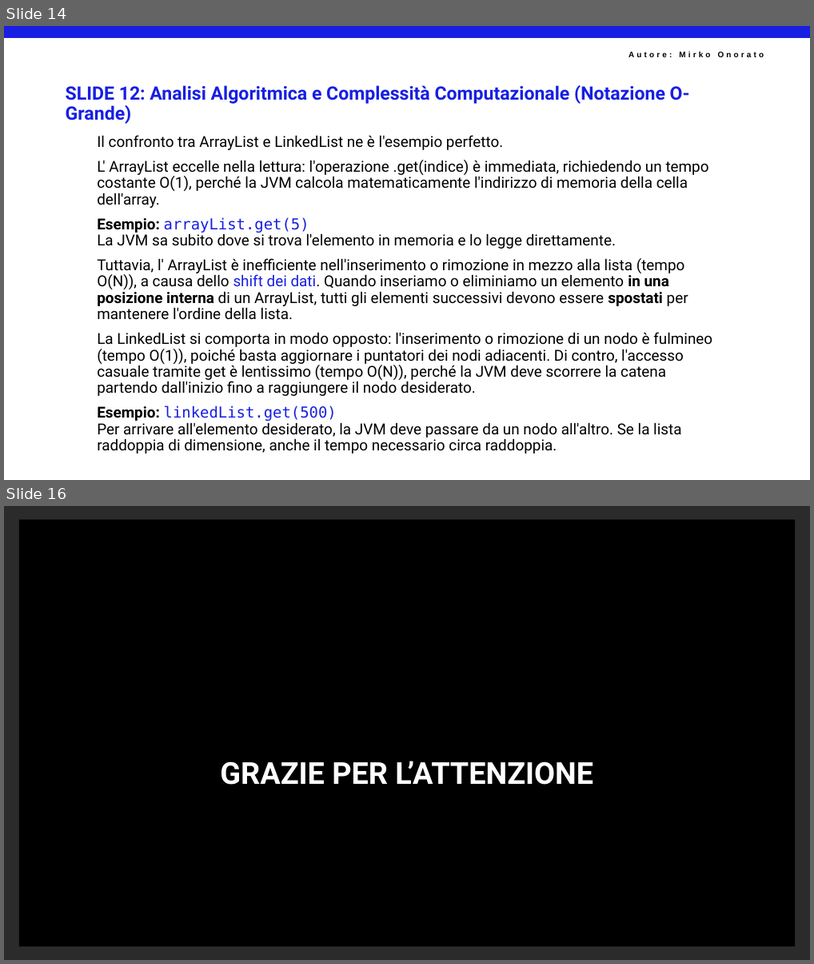
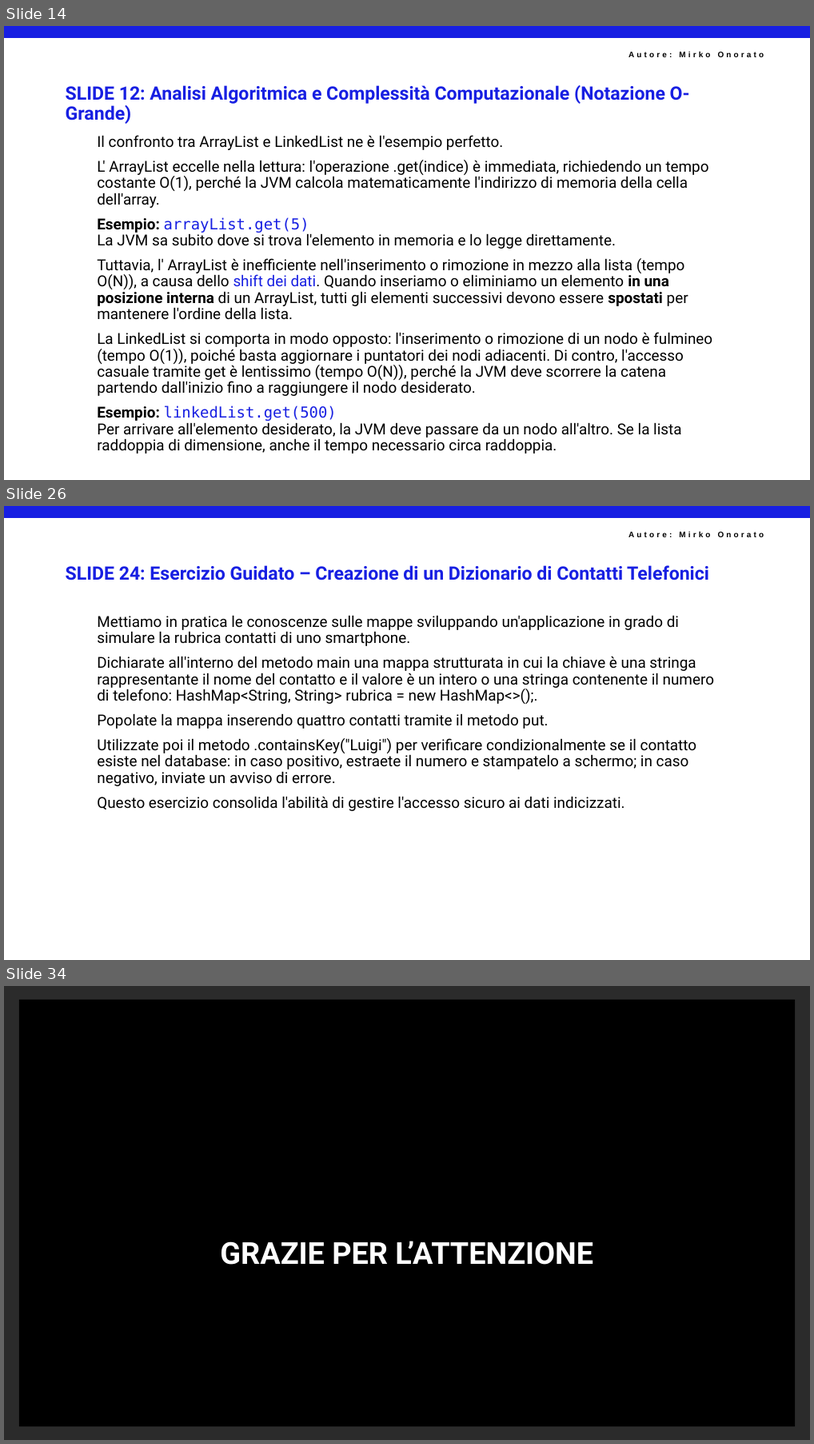
Before and after one commit to mirkoSkF/Slides-Programmazione-Java, a slide deck: SF03PR04 - Java Collections.pptx. Shown one above the other, each under a label of ours: slides 14 and 16 before the commit, slides 14, 26 and 34 after it; the slides between them are not shown. The pictures are 814x964 and 814x1444 pixels, drawn with LibreOffice and Linux fonts; fonts in the diff are those of the drawing; background and template pictures are left out; a plain dark background stands for a picture behind light text. Boxes give left, top, right and bottom in pixels: in the first picture for what was removed or moved away, otherwise in the second. Text is boxed around its words. In the diff, an @@ line names an element or a change of style, - is before the commit and + after.

```diff
--- a/SF03PR04 - Java Collections.pptx
+++ b/SF03PR04 - Java Collections.pptx
@@ slide 26 added at box(4, 506, 810, 960), background #FFFFFF; not listed: 2 template elements that a slide beside it also shows @@
@@ title added at box(66, 565, 710, 580), 22 pt, text #171FE2, bold @@
+SLIDE 24: Esercizio Guidato – Creazione di un Dizionario di Contatti Telefonici
@@ text added at box(97, 615, 714, 811), 18 pt, text #000000 @@
+Mettiamo in pratica le conoscenze sulle mappe sviluppando un'applicazione in grado di simulare la rubrica contatti di uno smartphone.
+Dichiarate all'interno del metodo main una mappa strutturata in cui la chiave è una stringa rappresentante il nome del contatto e il valore è un intero o una stringa contenente il numero di telefono: HashMap<String, String> rubrica = new HashMap<>();.
+Popolate la mappa inserendo quattro contatti tramite il metodo put.
+Utilizzate poi il metodo .containsKey("Luigi") per verificare condizionalmente se il contatto esiste nel database: in caso positivo, estraete il numero e stampatelo a schermo; in caso negativo, inviate un avviso di errore.
+Questo esercizio consolida l'abilità di gestire l'accesso sicuro ai dati indicizzati.
@@ what was slide 16 is now slide 34 @@
```
Also in this commit, not shown: 1 slide changed, 17 other slides added.
